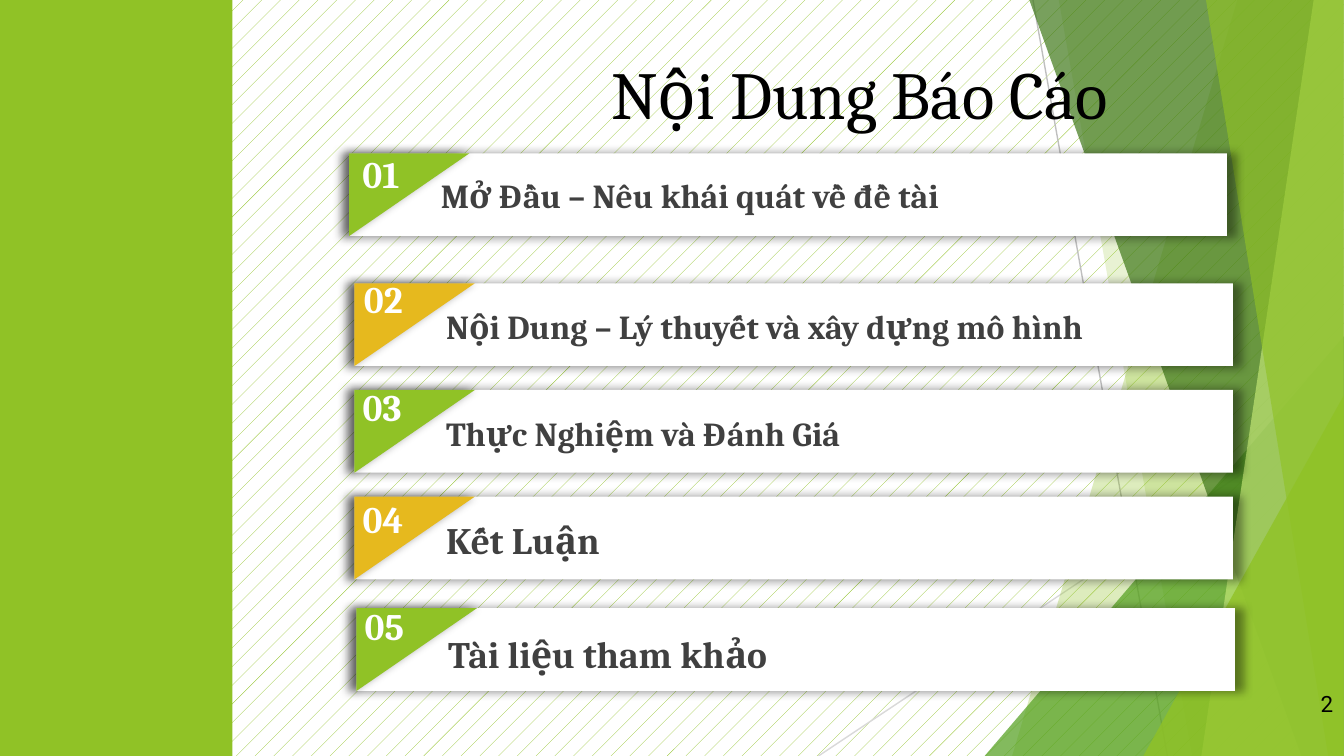
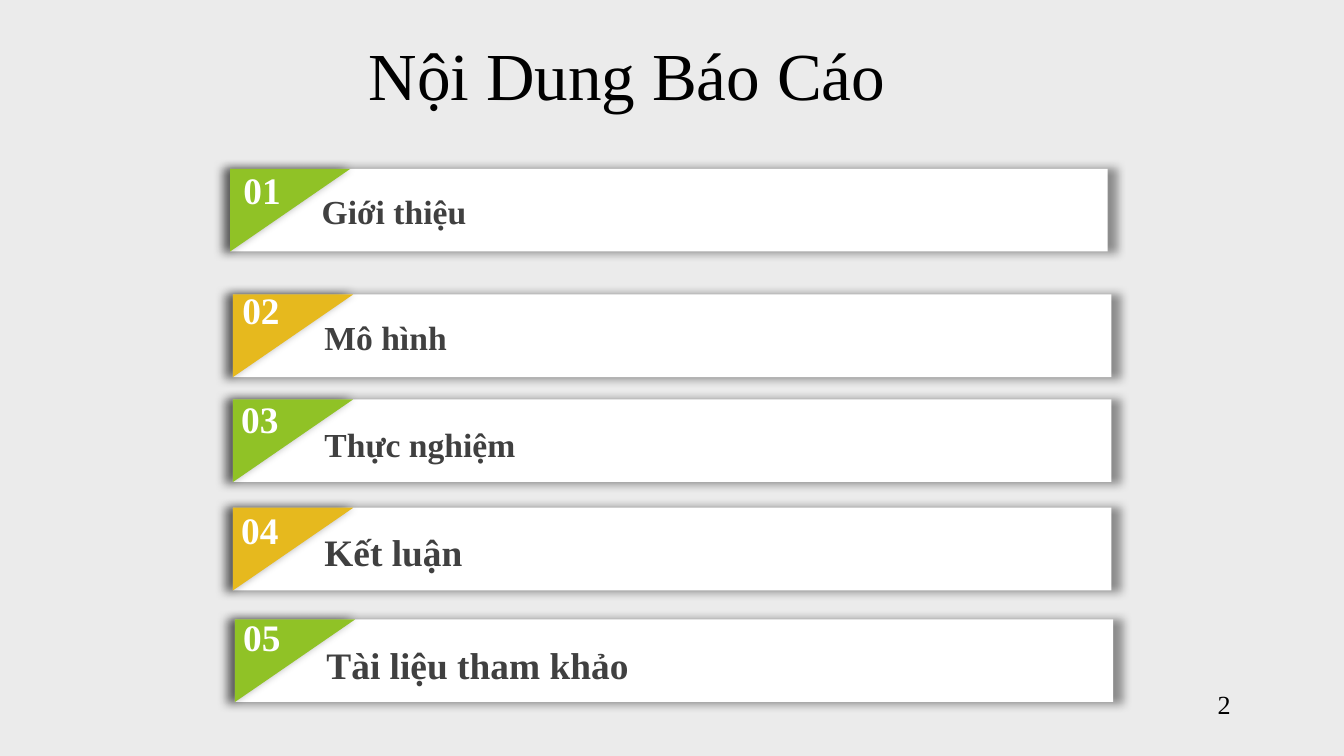
Before and after one commit to vanvibig/BaoCaoLuanVan, a slide deck: slide 2 of LVTN_Vi.pptx. Drawn at 1344x756 pixels with LibreOffice and Linux fonts; fonts in the diff are those of the drawing; background and template pictures are left out. Boxes give left, top, right and bottom in pixels: in the first picture for what was removed or moved away, otherwise in the second. Text is boxed around its words. In the diff, an @@ line names an element or a change of style, - is before the commit and + after.

```diff
--- a/LVTN_Vi.pptx
+++ b/LVTN_Vi.pptx
@@ background pattern #90C226 on #FFFFFF to #EBEBEB @@
@@ rectangle removed at [0, 0, 233, 755] @@
@@ font Cambria to Times New Roman in 7 elements at [241, 519, 278, 545], [243, 626, 280, 652], [326, 652, 629, 687], [242, 299, 279, 325], [241, 408, 278, 434], [243, 179, 280, 205], [368, 53, 885, 112] @@
@@ text "Nội Dung Báo Cáo": place and size @@
-text "Nội Dung Báo Cáo" at [730, 56, 1108, 133]
+text "Nội Dung Báo Cáo" at [368, 53, 885, 112]
@@ 1 text, 1 rectangle, 1 right triangle: place and size @@
-1 text, 1 rectangle, 1 right triangle at [349, 153, 1227, 237]
+1 text, 1 rectangle, 1 right triangle at [230, 169, 1107, 253]
@@ text at [322, 200, 466, 230]: text changed; font Cambria to Times New Roman @@
-Mở Đầu – Nêu khái quát về đề tài
+Giới thiệu
@@ text "02": place and size @@
-text "02" at [364, 278, 403, 314]
+text "02" at [242, 299, 279, 325]
@@ 4 texts, 4 rectangles, 4 right triangles: place and size @@
-4 texts, 4 rectangles, 4 right triangles at [355, 284, 1235, 692]
+4 texts, 4 rectangles, 4 right triangles at [233, 294, 1114, 703]
@@ text at [324, 326, 446, 351]: text changed; font Cambria to Times New Roman @@
-Nội Dung – Lý thuyết và xây dựng mô hình
+Mô hình
@@ group removed at [0, 0, 1344, 756]: 5 freeform shapes, 3 triangles, 2 lines @@
@@ text at [324, 433, 515, 464]: text changed; font Cambria to Times New Roman @@
-Thực Nghiệm và Đánh Giá
+Thực nghiệm
@@ text at [324, 539, 463, 573]: text changed; font Cambria to Times New Roman @@
-Kết Luận
+Kết luận
@@ page number: place and size @@
-page number at [1321, 696, 1334, 712]
+page number at [1218, 696, 1231, 714]
@@ page number at [1218, 696, 1231, 714]: size 12 to 14 pt, font Roboto to Times New Roman @@
```
Also in this commit, not shown: 35 other slides changed, 2 slides added, 1 slide removed, 1 other file.
